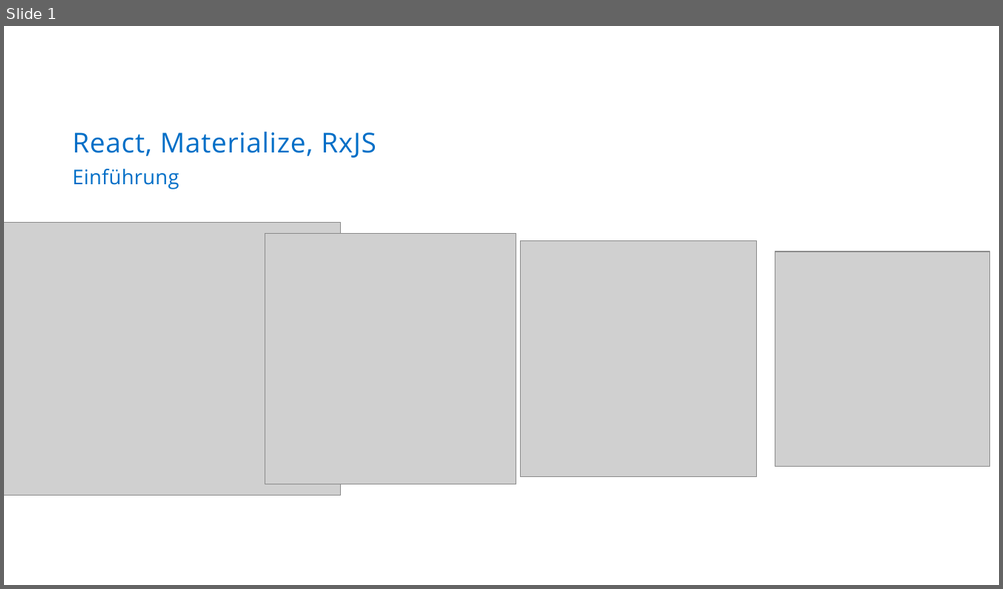
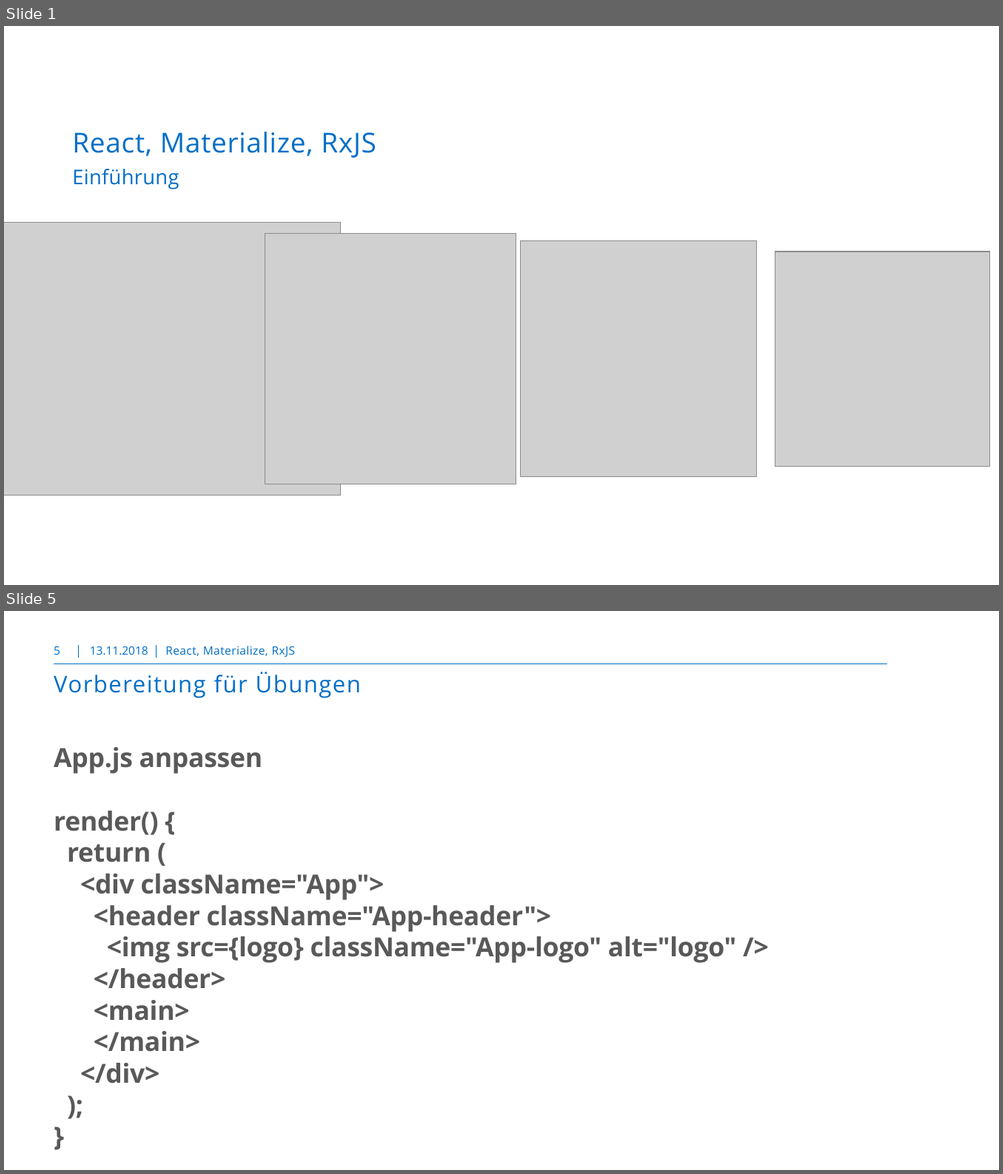
Before and after one commit to markusborer/ReactSample, a slide deck: React.pptx. Shown one above the other, each under a label of ours: slide 1 before the commit, slides 1 and 5 after it; the slides between them are not shown. The pictures are 1003x589 and 1003x1174 pixels, drawn with LibreOffice and Linux fonts; fonts in the diff are those of the drawing; grey boxes stand for pictures; background and template pictures are left out. Boxes give left, top, right and bottom in pixels: in the first picture for what was removed or moved away, otherwise in the second. Text is boxed around its words. In the diff, an @@ line names an element or a change of style, - is before the commit and + after.

```diff
--- a/React.pptx
+++ b/React.pptx
@@ slide 5 added at box(4, 611, 999, 1170), background #FFFFFF @@
@@ page number added at box(54, 647, 60, 655), 10.5 pt, text #006EC7 @@
+5
@@ line added from (78, 645) to (78, 658), #006CC3 0.75 pt @@
@@ text added at box(90, 646, 148, 655), 10.5 pt, text #006EC7 @@
+13.11.2018
@@ line added from (156, 645) to (156, 658), #006CC3 0.75 pt @@
@@ text added at box(165, 646, 296, 657), 10.5 pt, text #006EC7 @@
+React, Materialize, RxJS
@@ line added from (54, 664) to (887, 664), #006EC7 1 pt @@
@@ title added at box(54, 672, 361, 698), 21 pt, text #006EC7 @@
+Vorbereitung für Übungen
@@ text added at box(54, 747, 737, 1084), 24 pt, text #595959, bold @@
+App.js anpassen
+render() {
+return (
+<div className="App">
+<header className="App-header">
+<img src={logo} className="App-logo" alt="logo" />
+</header>
+<main>
+</main>
+</div>
+);
+}
```
Also in this commit, not shown: 41 slides changed, 2 other slides added, 1 other file.
